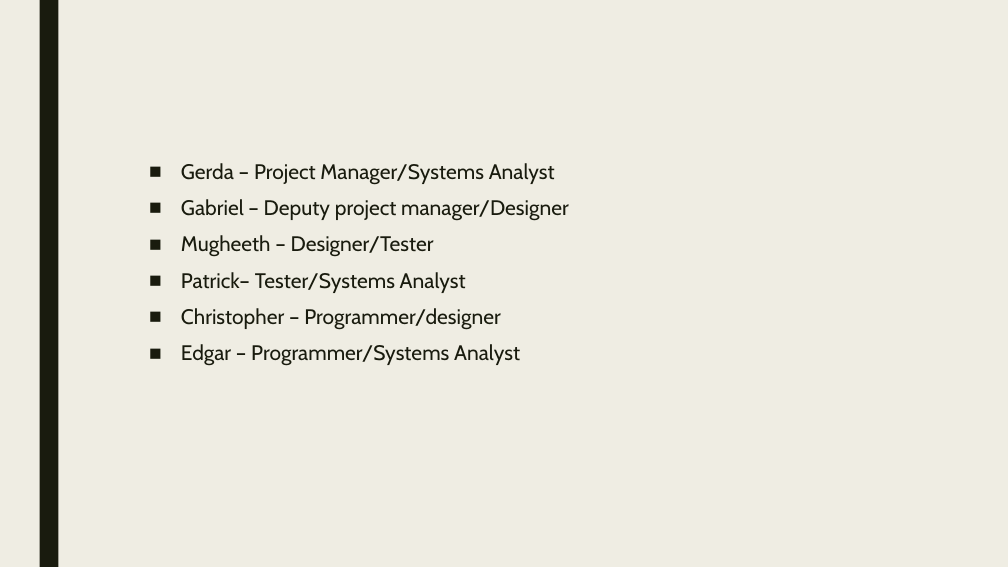
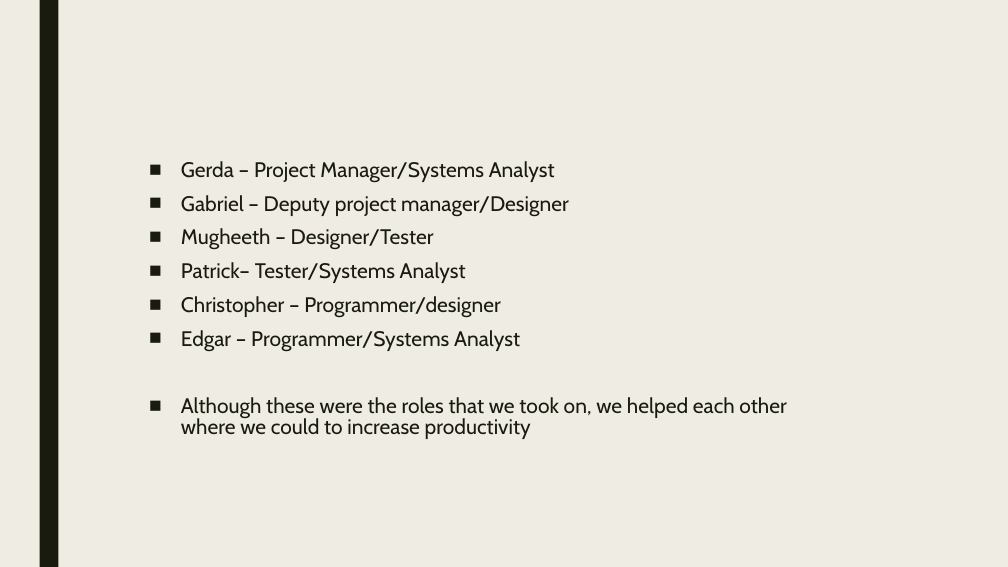
Before and after one commit to ChristopherMichael-Stokes/IN2018-Documents, a slide deck: slide 4 of deliverables/part2/Team Presentation v2.0.pptx. Drawn at 1008x567 pixels with LibreOffice and Linux fonts; fonts in the diff are those of the drawing. Boxes give left, top, right and bottom in pixels: in the first picture for what was removed or moved away, otherwise in the second. Text is boxed around its words. In the diff, an @@ line names an element or a change of style, - is before the commit and + after.

Commit message:
added points in slide

```diff
--- a/deliverables/part2/Team Presentation v2.0.pptx
+++ b/deliverables/part2/Team Presentation v2.0.pptx
@@ text at (181, 161, 569, 352): line spacing 0.94 to 0.84 @@
@@ text at (181, 397, 786, 439): paragraph added @@
+■ Although these were the roles that we took on, we helped each other where we could to increase productivity
```
